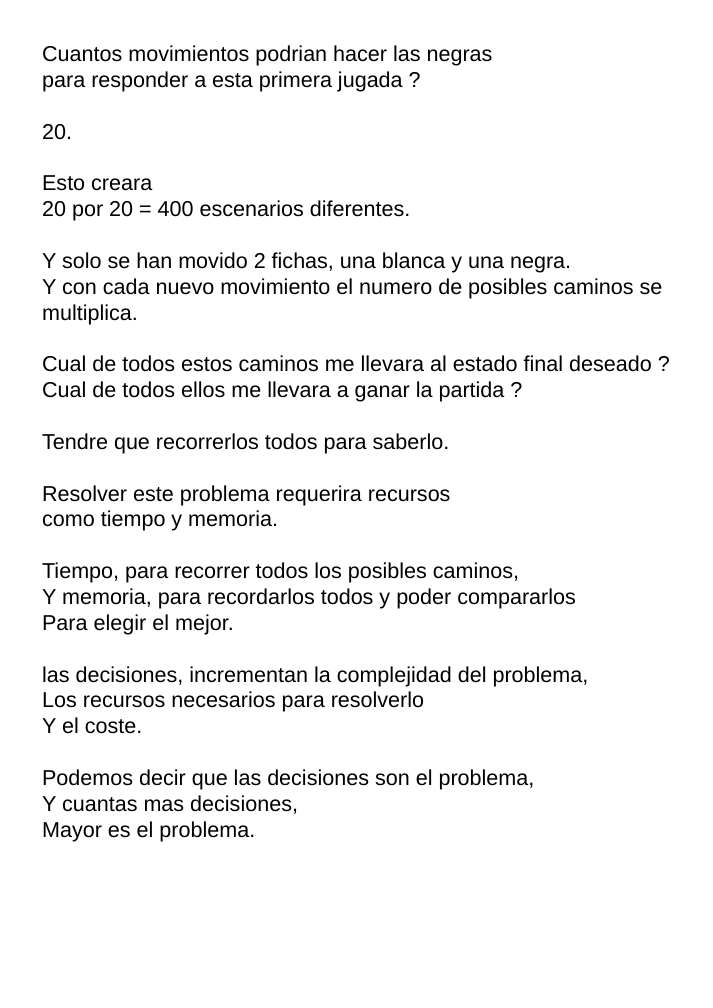
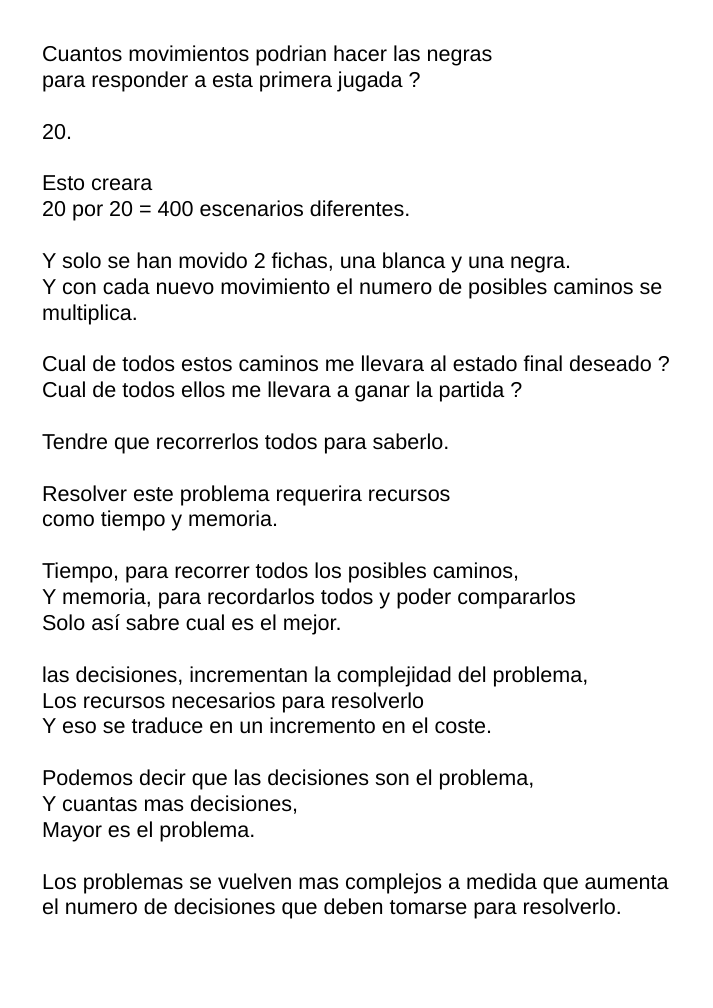
Before and after one commit to fabhrius/La-Cosa, a slide deck: slide 4 of capitulos/Complejidad de un problema/Complejidad de un problema.odp. Drawn at 713x1008 pixels with LibreOffice and Linux fonts; fonts in the diff are those of the drawing. Boxes give left, top, right and bottom in pixels: in the first picture for what was removed or moved away, otherwise in the second. Text is boxed around its words. In the diff, an @@ line names an element or a change of style, - is before the commit and + after.

```diff
--- a/capitulos/Complejidad de un problema/Complejidad de un problema.odp
+++ b/capitulos/Complejidad de un problema/Complejidad de un problema.odp
@@ text at bbox=[42, 614, 342, 635]: text changed @@
-Para elegir el mejor.
+Solo así sabre cual es el mejor.
@@ text at bbox=[42, 717, 492, 734]: text changed @@
-Y el coste.
+Y eso se traduce en un incremento en el coste.
@@ text at bbox=[42, 873, 669, 919]: paragraph added @@
+Los problemas se vuelven mas complejos a medida que aumenta el numero de decisiones que deben tomarse para resolverlo.
```
Also in this commit, not shown: 1 other slide changed, 6 other files.
